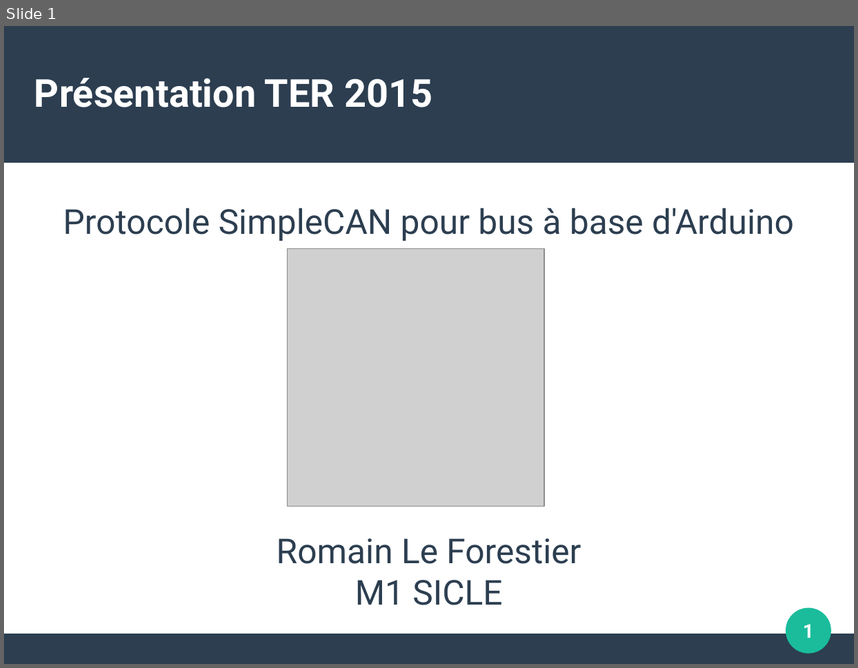
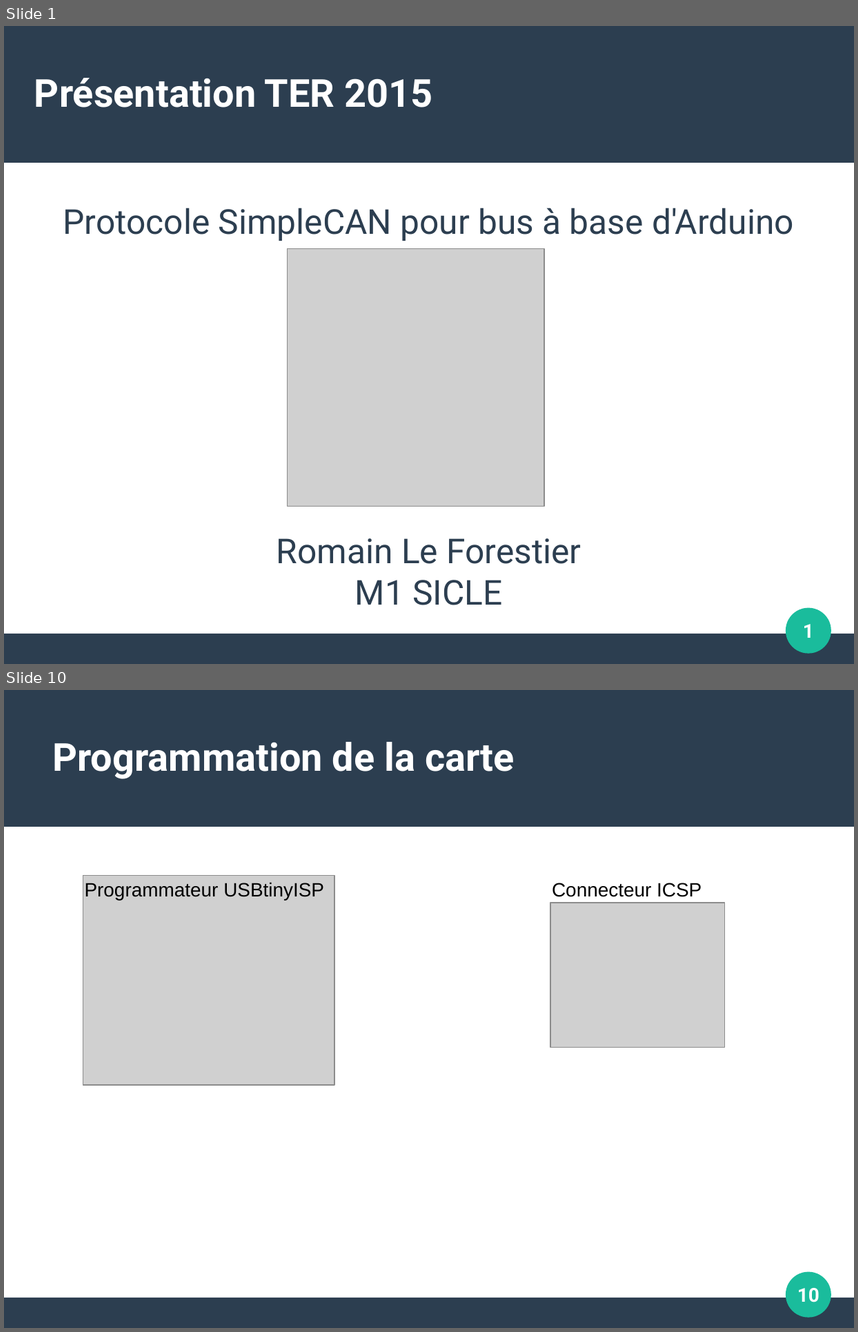
Before and after one commit to surpriserom/Protocole_SimpleCan_Arduino, a slide deck: Document/Presentation_TER.odp. Shown one above the other, each under a label of ours: slide 1 before the commit, slides 1 and 10 after it; the slides between them are not shown. The pictures are 858x668 and 858x1332 pixels, drawn with LibreOffice and Linux fonts; fonts in the diff are those of the drawing; grey boxes stand for pictures. Boxes give left, top, right and bottom in pixels: in the first picture for what was removed or moved away, otherwise in the second. Text is boxed around its words. In the diff, an @@ line names an element or a change of style, - is before the commit and + after.

```diff
--- a/Document/Presentation_TER.odp
+++ b/Document/Presentation_TER.odp
@@ slide 10 added at [4,690,854,1328], background #FFFFFF; not listed: 3 template elements that a slide beside it also shows @@
@@ title added at [52,742,515,779], 36 pt, text #FFFFFF, bold @@
+Programmation de la carte
@@ picture added at [83,875,334,1085] @@
@@ text added at [85,882,324,900], 18 pt, text #000000 @@
+Programmateur USBtinyISP
@@ text added at [552,883,702,897], 18 pt, text #000000 @@
+Connecteur ICSP
@@ picture added at [551,903,725,1047] @@
@@ page number added at [797,1288,820,1302], 18 pt, text #FFFFFF, bold @@
+10
```
Also in this commit, not shown: 2 slides changed, 12 other slides added, 1 slide removed, 7 other files.
